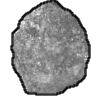
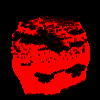
Revision of a layered (100, 100) image; what changed, layer by layer:
added layer "mask" above "mask bg" over [10, 2, 91, 97]
added layer "mask bg" above "line" over [0, 0, 100, 100]
hid "line", painted on it over [10, 0, 91, 98]
hid "Pasted Layer", painted on it over [11, 0, 91, 97]
